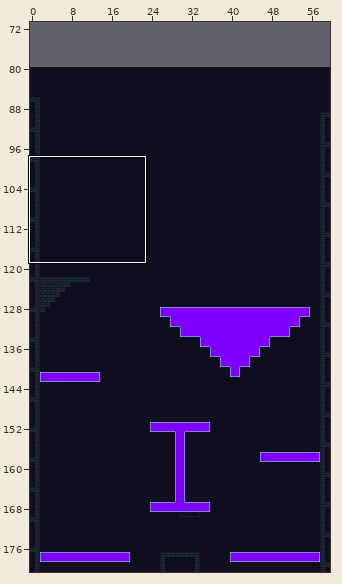
Level history. Tiled map: assets/tiles_NEW/tilemap.tmx. Above, an overview of the earlier version with the close-up marked.
Close-up. Before the commit:
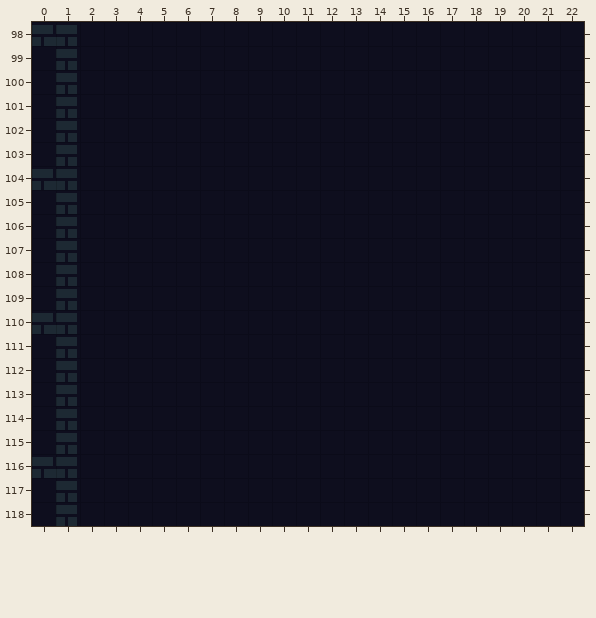
Cells are 8x8 px. Shown: x 0..22, y 98..118. The commit also changed other parts of the map, which this record leaves out. The old version is drawn lined up with the new one.
And afterwards:
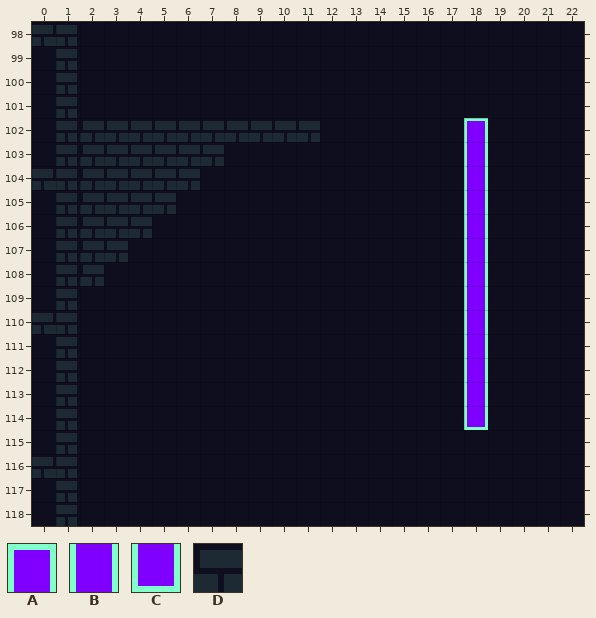
Key: from "tileset": A 662, B 726, C 1622, D 2075.
_ is an empty cell.
Diff:
map size 60x120 -> 60x200 cells (old content now starts at 0,80; both pictures use the new coordinates)
Layer "Buildings":
There is now tile D in row 102 at x 2 to 11; in row 103 at x 2 to 7; in row 104 at x 2 to 6; in row 105 at x 2 to 5; in row 106 at x 2 to 4; in row 107 at x 2 to 3.
There is now tile D in row 108 at x 2.
Layer "Blue":
There is now tile A in row 102 at x 18.
There is now tile B in rows 103 to 113 at x 18.
There is now tile C in row 114 at x 18.
Pixel boxes of the changes (left, top, right, bottom) in both close-ups:
added: (80, 121, 320, 286)
added: (464, 118, 488, 430)
